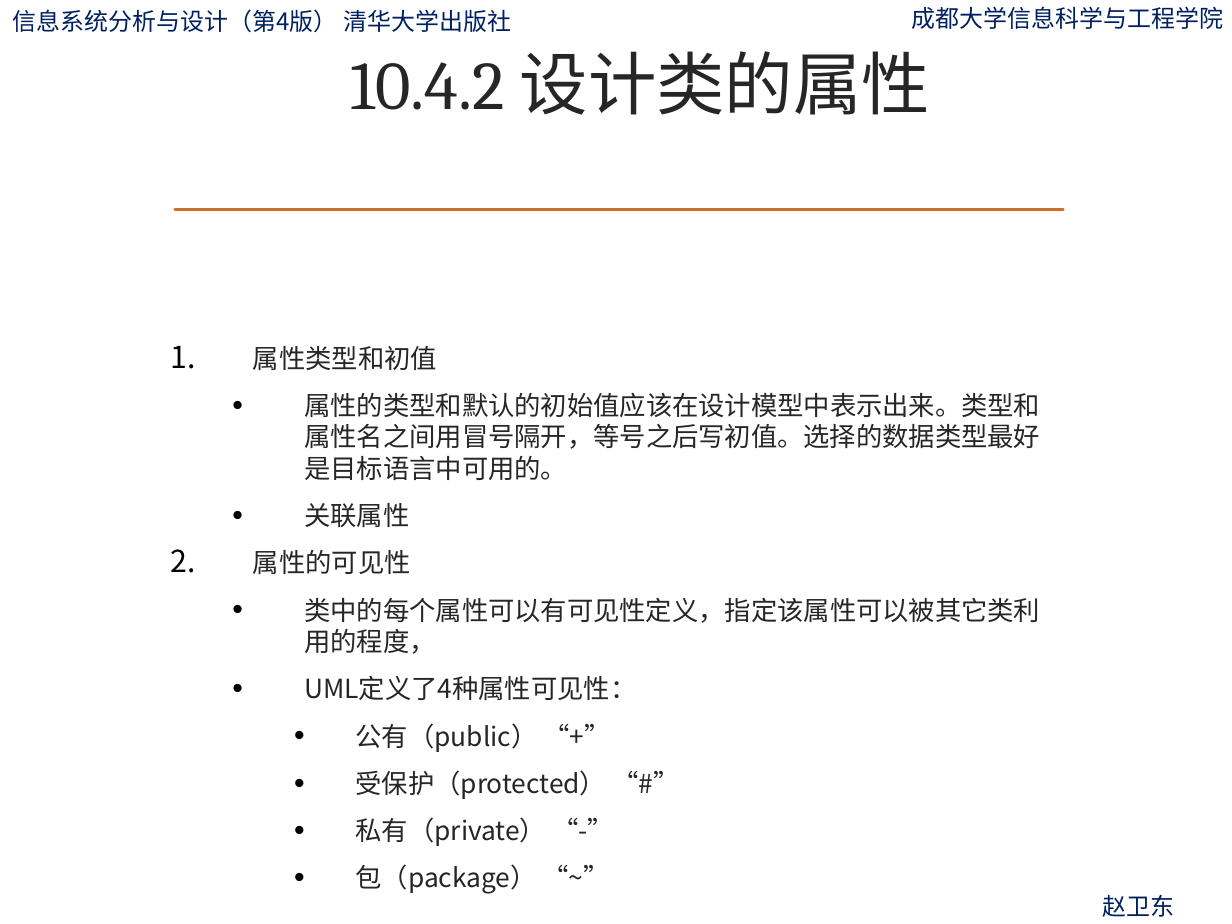
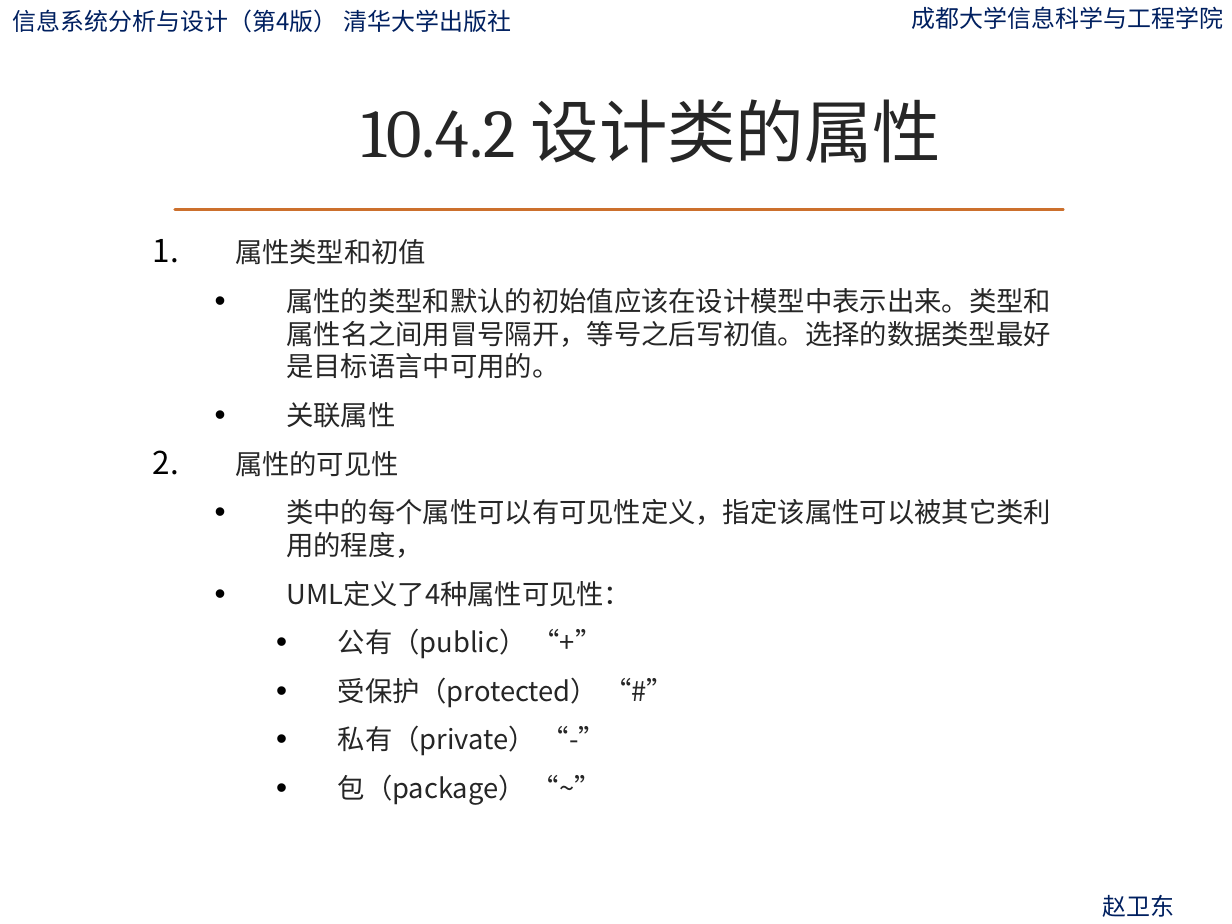
Before and after one commit to ylfagh/is_analysis-1, a slide deck: slide 91 of ppt/第10章-系统总体设计.pptx. Drawn at 1232x924 pixels with LibreOffice and Linux fonts; fonts in the diff are those of the drawing; background and template pictures are left out. Boxes give left, top, right and bottom in pixels: in the first picture for what was removed or moved away, otherwise in the second. Text is boxed around its words. In the diff, an @@ line names an element or a change of style, - is before the commit and + after.

```diff
--- a/ppt/第10章-系统总体设计.pptx
+++ b/ppt/第10章-系统总体设计.pptx
@@ title "10.4.2 设计类的属性": place and size @@
-title "10.4.2 设计类的属性" at (351,51,930,115)
+title "10.4.2 设计类的属性" at (362,99,941,163)
@@ text "属性类型和初值": place and size @@
-text "属性类型和初值" at (253,346,1040,799)
+text "属性类型和初值" at (235,239,1051,805)
@@ text "属性类型和初值" at (235,239,1051,805): size 15.4 to 16 pt @@
```
Also in this commit, not shown: 188 other slides changed, 1 slide added.
